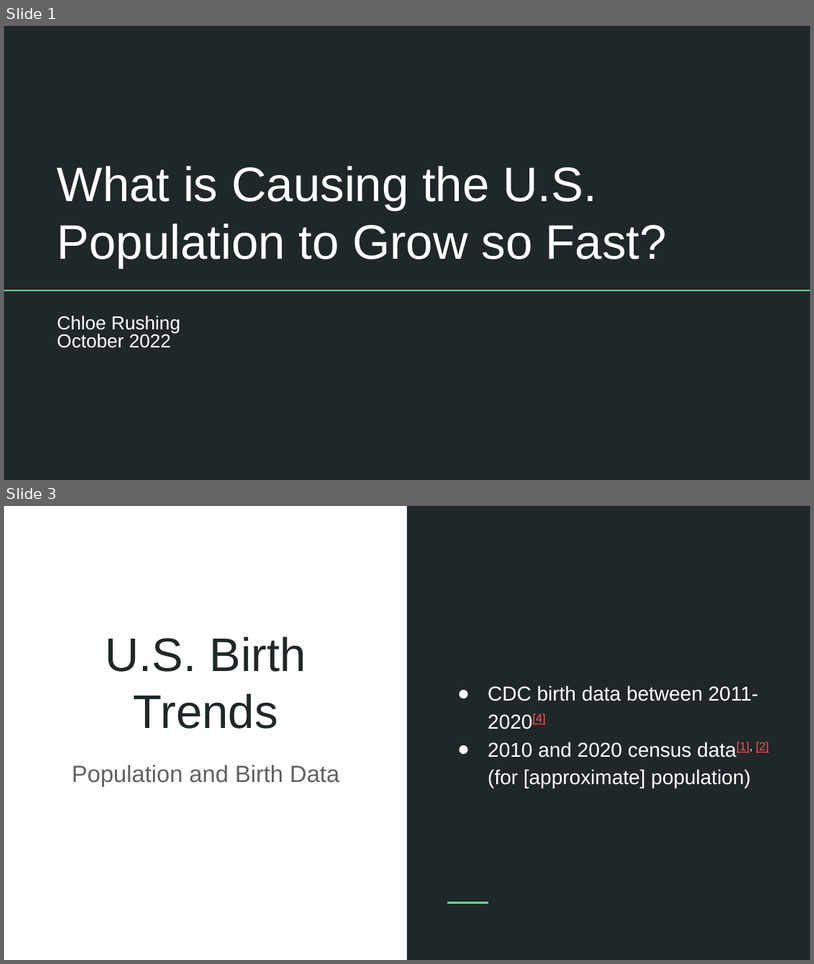
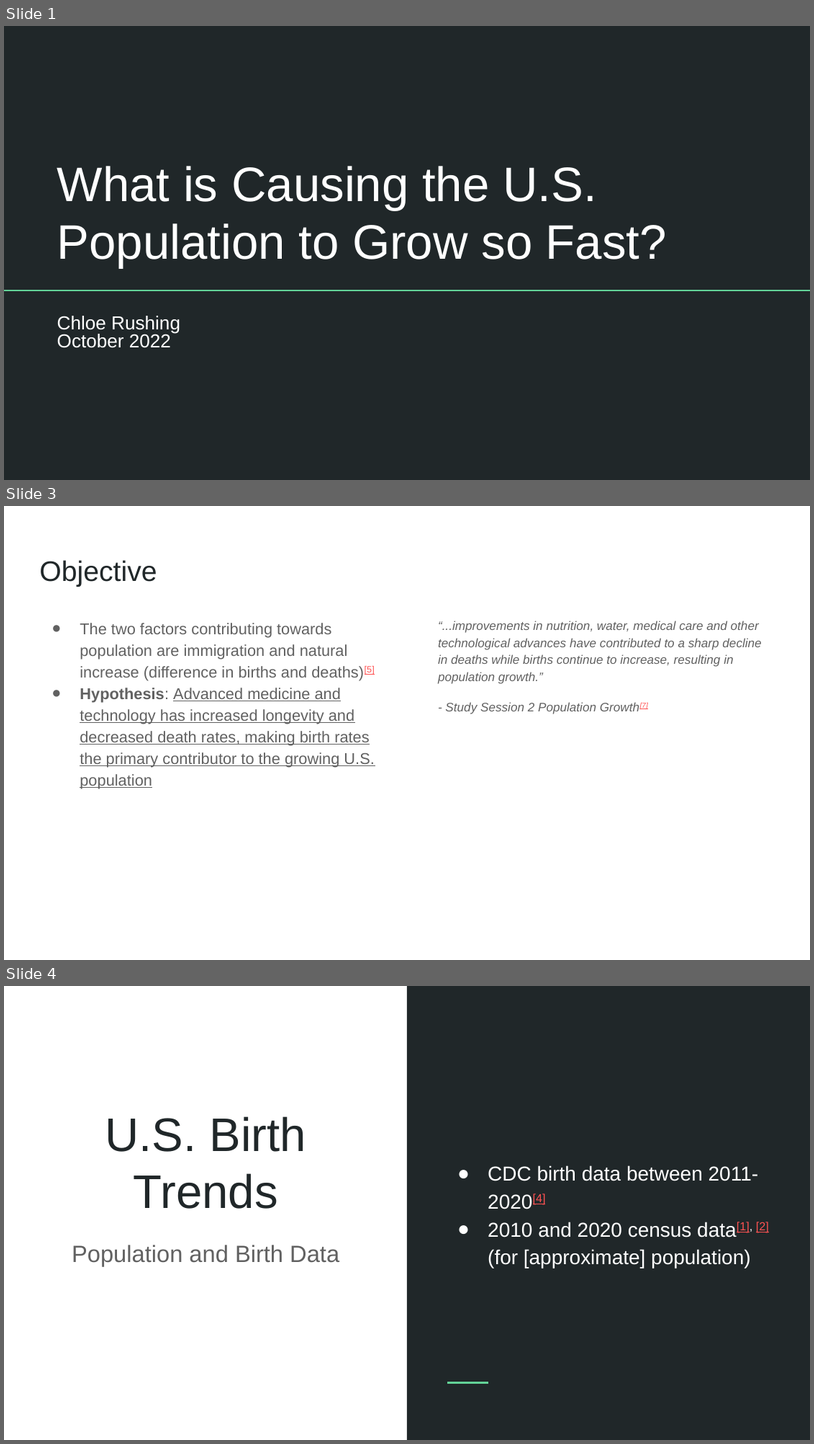
Before and after one commit to chloelinli/image-classification, a slide deck: projects/us_birth_rate_trends_20221006/presentation/primary_population_contributor.pptx. Shown one above the other, each under a label of ours: slides 1 and 3 before the commit, slides 1, 3 and 4 after it; the slides between them are not shown. The pictures are 814x964 and 814x1444 pixels, drawn with LibreOffice and Linux fonts; fonts in the diff are those of the drawing. Boxes give left, top, right and bottom in pixels: in the first picture for what was removed or moved away, otherwise in the second. Text is boxed around its words. In the diff, an @@ line names an element or a change of style, - is before the commit and + after.

```diff
--- a/projects/us_birth_rate_trends_20221006/presentation/primary_population_contributor.pptx
+++ b/projects/us_birth_rate_trends_20221006/presentation/primary_population_contributor.pptx
@@ slide 3 added at box(4, 506, 810, 960), background #FFFFFF @@
@@ title added at box(39, 560, 157, 587), 25.2 pt, text #202729 @@
+Objective
@@ text added at box(80, 623, 375, 788), 14 pt, text #616161, underline @@
+● The two factors contributing towards population are immigration and natural increase (difference in births and deaths)[5]
+● Hypothesis: Advanced medicine and technology has increased longevity and decreased death rates, making birth rates the primary contributor to the growing U.S. population
@@ text added at box(438, 620, 761, 714), 11 pt, text #616161, italic @@
+“...improvements in nutrition, water, medical care and other technological advances have contributed to a sharp decline in deaths while births continue to increase, resulting in population growth.”
+- Study Session 2 Population Growth[7]
@@ what was slide 3 is now slide 4 @@
```
Also in this commit, not shown: 4 slides changed, 1 other slide added, 1 slide removed, 1 other file.
